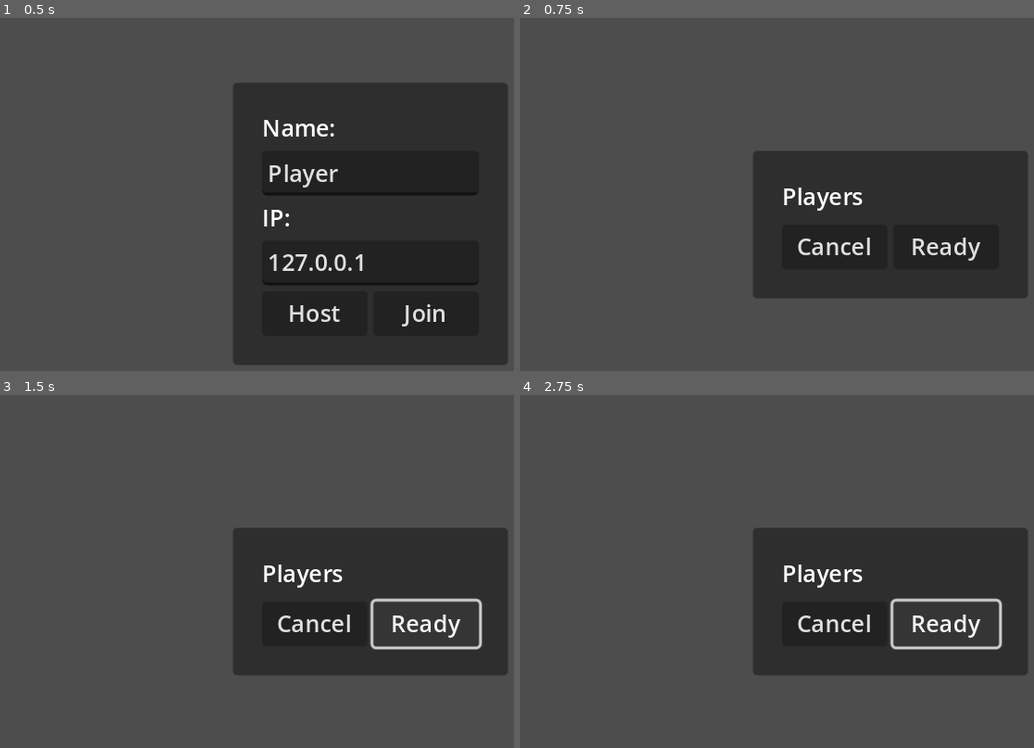
Above: before the commit, frames 1-4 (two rows, left to right).
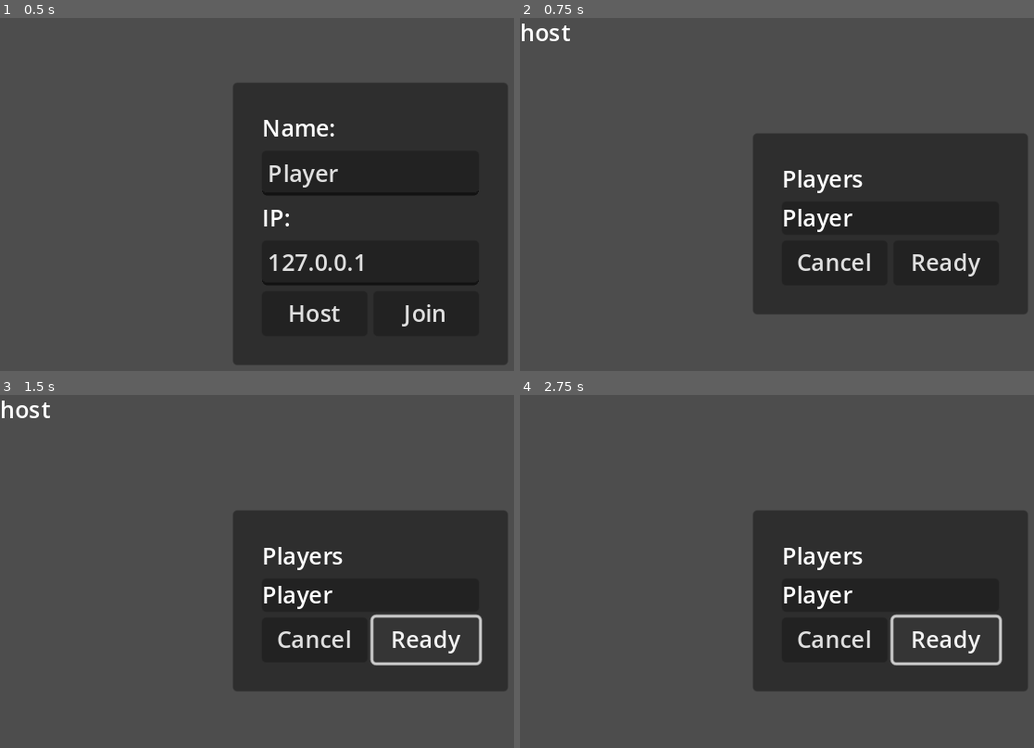
Above: after the commit, the same moments.

Repository: JorgeAraya99/Ultimate-Dodgeball
Game: Godot game, scene res://scenes/lobby.tscn
The game is run twice, just before and just after one commit, with the same random seed, the same clock (stepped at 60 frames per second) and the same inputs.
Inputs:
- Up to frame 1 (0.5 s): no input
- Up to frame 2 (0.75 s): click "Host" at 0.5 s
- Up to frame 3 (1.5 s): click "Ready" at 1.25 s
- Up to frame 4 (2.75 s): click "Ready" at 2 s

Frame 1 is identical in both runs. In frame 2, 7.1% of the frame differs, in the area x 0-99%, y 1-84%; in frame 3, 8.1%; in frame 4, 7.9%.

Commit message:
lobby WIP: host and client connection

Diff:
--- a/game/project.godot
+++ b/game/project.godot
@@ -14,6 +14,10 @@
 run/main_scene="res://scenes/lobby.tscn"
 config/features=PackedStringArray("4.0", "Forward Plus")
 config/icon="res://icon.svg"
+
+[autoload]
+
+Debug="*res://scripts/debug.gd"
 
 [display]
 
--- a/game/scenes/lobby.gd
+++ b/game/scenes/lobby.gd
@@ -10,8 +10,12 @@
 
 @onready var start = %Start
 @onready var pending = %Pending
-@onready var cancel = %Cancel
-@onready var ok = %Ok
+@onready var players: VBoxContainer = %Players
+
+
+@onready var cancel: Button = $PanelContainer/MarginContainer/Pending/HBoxContainer/Cancel
+@onready var ok: Button = $PanelContainer/MarginContainer/Pending/HBoxContainer/Ok
+
 
 # Called when the node enters the scene tree for the first time.
 func _ready():
@@ -24,29 +28,42 @@
 	multiplayer.server_disconnected.connect(_on_server_disconnected)
 	start.show()
 	pending.hide()
+	#user.text = OS.get_environment("USERNAME")
 
-func _on_host_pressed():
-	print("host")
+func _on_host_pressed() -> void:
+	Debug.print("host")
 	var peer = ENetMultiplayerPeer.new()
+	peer.create_server(PORT, MAX_PLAYERS)
+	multiplayer.multiplayer_peer = peer
 	start.hide()
+	_add_player(user.text)
 	pending.show()
 
-func _on_join_pressed():
-	print("join")
+func _on_join_pressed() -> void:
+	Debug.print("join")
+	var peer = ENetMultiplayerPeer.new()
+	peer.create_client(ip.text, PORT)
+	multiplayer.multiplayer_peer = peer
 	start.hide()
+	_add_player(user.text)
 	pending.show()
 
-func _on_connected_to_server():
-	print("connected to server")
+func _on_connected_to_server() -> void:
+	Debug.print("connected to server")
 
-func _on_connection_failed():
-	print("failed to connect")
+func _on_connection_failed() -> void:
+	Debug.print("failed to connect")
 
-func _on_peer_connected():
-	print("peer connected")
+func _on_peer_connected(id: int) -> void:
+	Debug.print("peer connected %d" % id)
 
-func _on_peer_disconnected():
-	print("peer disconnected")
+func _on_peer_disconnected(id: int) -> void:
+	Debug.print("peer disconnected %d" % id)
 
-func _on_server_disconnected():
-	print("server disconnected")
+func _on_server_disconnected() -> void:
+	Debug.print("server disconnected")
+
+func _add_player(name: String):
+	var label = Label.new()
+	label.text = name
+	players.add_child(label)
--- a/game/scenes/lobby.tscn
+++ b/game/scenes/lobby.tscn
@@ -81,13 +81,11 @@
 layout_mode = 2
 
 [node name="Cancel" type="Button" parent="PanelContainer/MarginContainer/Pending/HBoxContainer"]
-unique_name_in_owner = true
 layout_mode = 2
 size_flags_horizontal = 3
 text = "Cancel"
 
 [node name="Ok" type="Button" parent="PanelContainer/MarginContainer/Pending/HBoxContainer"]
-unique_name_in_owner = true
 layout_mode = 2
 size_flags_horizontal = 3
 text = "Ready"
--- /dev/null
+++ b/game/scripts/debug.gd
@@ -0,0 +1,19 @@
+extends Node
+
+@onready var container = VBoxContainer.new()
+
+func _ready() -> void:
+	add_child(container)
+
+func print(message: Variant) -> void:
+	if not multiplayer.multiplayer_peer is OfflineMultiplayerPeer:
+		print_rich("[b]%s:[/b] " % (("Server") if multiplayer.is_server() else "Client"), message)
+	else:
+		print(message)
+	var label = Label.new()
+	label.text = str(message)
+	container.add_child(label)
+	container.move_child(label, 0)
+	await get_tree().create_timer(2).timeout
+	container.remove_child(label)
+	label.queue_free()
